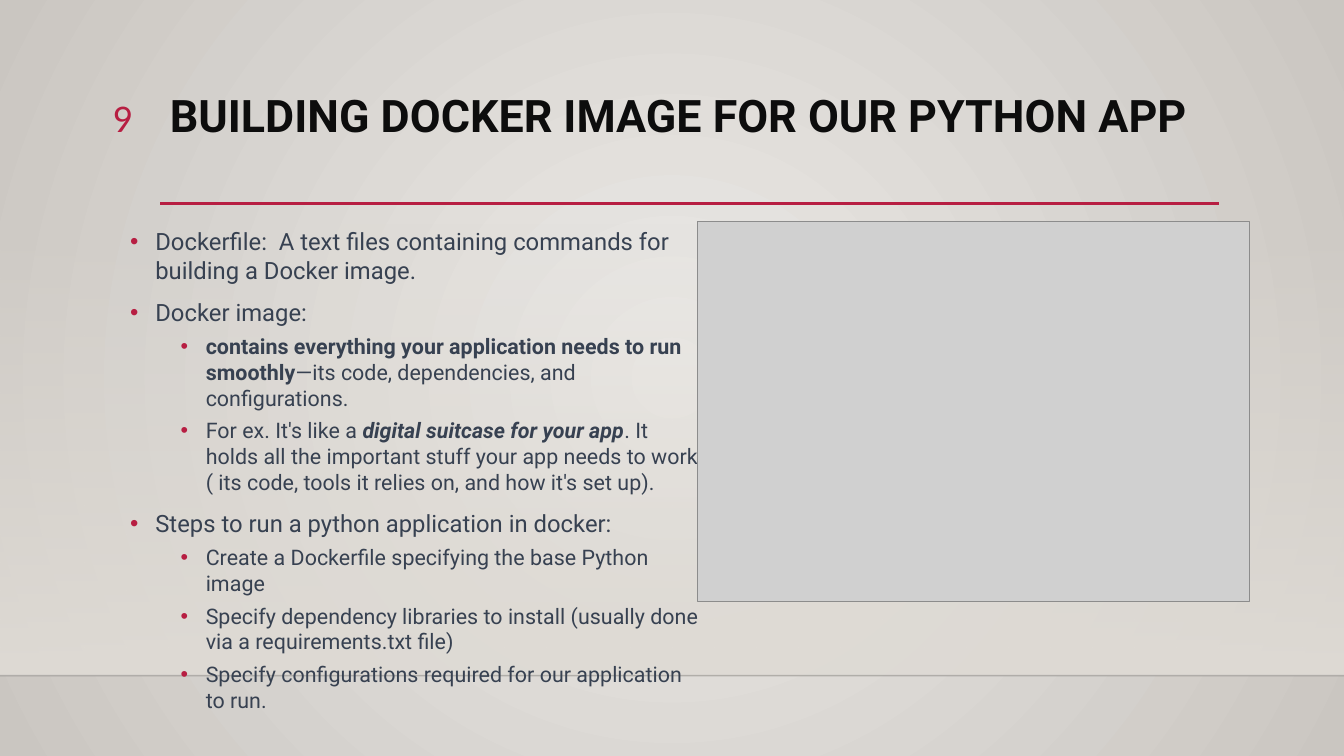
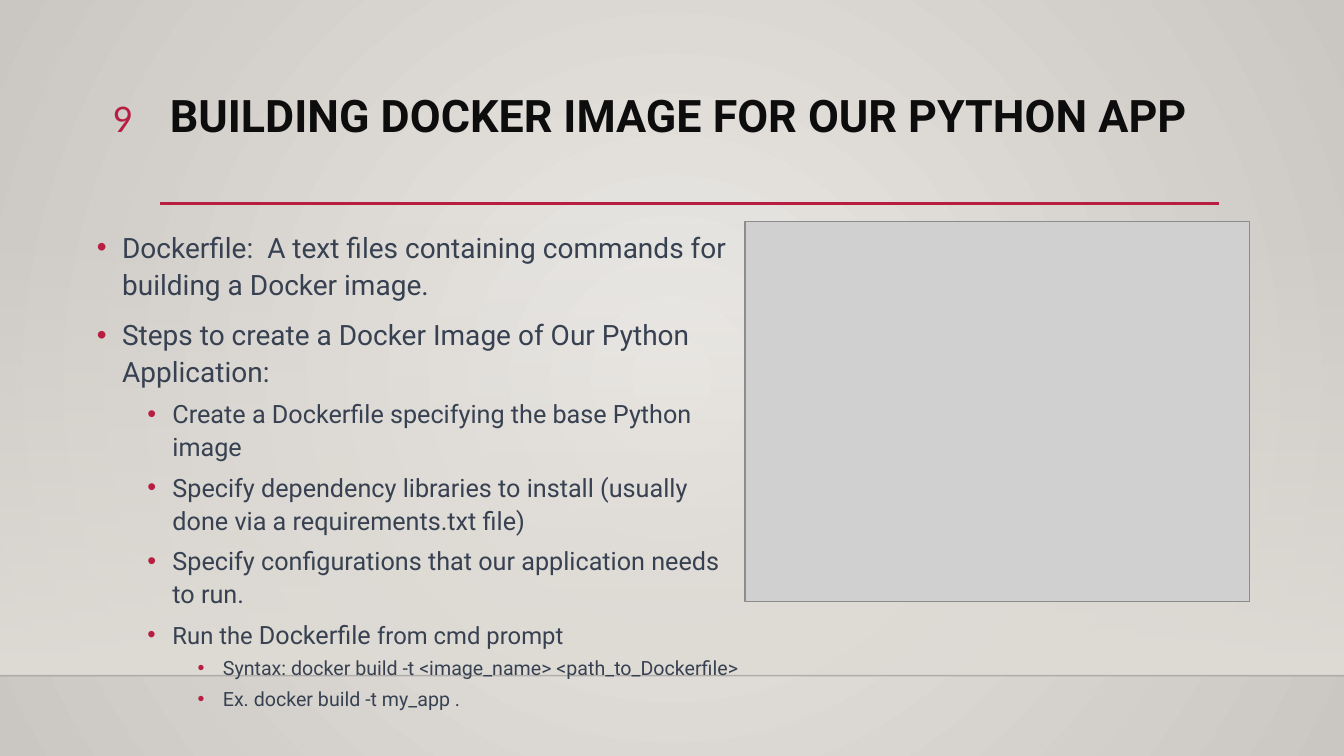
Before and after one commit to ddum-sutd/docker_workshop, a slide deck: slide 9 of Docker_workshop.pptx. Drawn at 1344x756 pixels with LibreOffice and Linux fonts; fonts in the diff are those of the drawing; grey boxes stand for pictures; background and template pictures are left out. Boxes give left, top, right and bottom in pixels: in the first picture for what was removed or moved away, otherwise in the second. Text is boxed around its words. In the diff, an @@ line names an element or a change of style, - is before the commit and + after.

Commit message:
included docker push

```diff
--- a/Docker_workshop.pptx
+++ b/Docker_workshop.pptx
@@ text "Dockerfile: A text files containing ...": place and size @@
-text "Dockerfile: A text files containing ..." at box(155, 232, 702, 654)
+text "Dockerfile: A text files containing ..." at box(122, 236, 738, 679)
@@ text at box(122, 236, 726, 536): size 17 to 20 pt in "Dockerfile: A text files containing commands for ..."; size 15.3 to 18 pt in "Create a Dockerfile specifying the base Python ...", "Specify dependency libraries to install (usually done ..."; line spacing 1 to 1.1 @@
@@ picture: place and size @@
-picture at box(698, 222, 1249, 602)
+picture at box(745, 222, 1249, 602)
@@ text at box(122, 323, 689, 388): text changed; size 15.3 to 20 pt @@
-• Docker image:
-  • contains everything your application needs to run smoothly—its code, dependencies, and configurations.
-  • For ex. It's like a digital suitcase for your app. It holds all the important stuff your app needs to work, ( its code, tools it relies on, and how it's set up).
-• Steps to run a python application in docker:
+• Steps to create a Docker Image of Our Python Application:
@@ text at box(172, 551, 738, 679): text changed; size 15.3 to 14 pt @@
-  • Specify configurations required for our application to run.
+  • Specify configurations that our application needs to run.
+  • Run the Dockerfile from cmd prompt
+    • Syntax: docker build -t <image_name> <path_to_Dockerfile>
+    • Ex. docker build -t my_app .
```
Also in this commit, not shown: 3 other slides changed, 1 other file.
